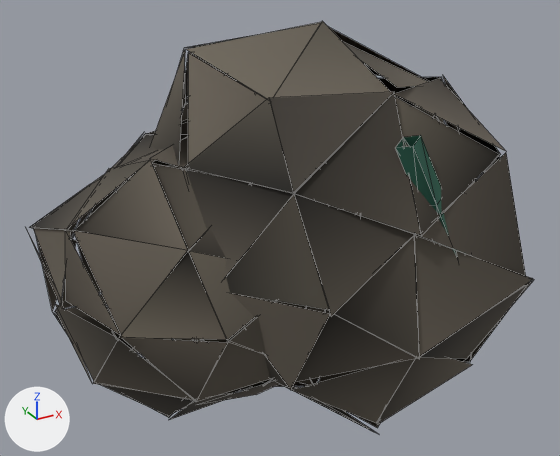
Renders of the glTF model packages/viewer-threejs/public/assets/resources/copper/mature-lod2.glb from each side of a commit.
Before and after are seen from a 50 mm lens placed at (-3.5, -5.63, 4.22), pointed at (-0.33, 0.13, 1.34). Every picture has the same lights, and +X, +Y and +Z are marked at lower left. The picture after the commit comes second. Mesh edges are drawn as thin lines. Where no turn or scale is listed for an object, it has been applied to the vertices. Vertices at exactly the same position are counted once.

Names of what the first picture shows: 'copper-host-rock', 'copper-mineral-seams'.
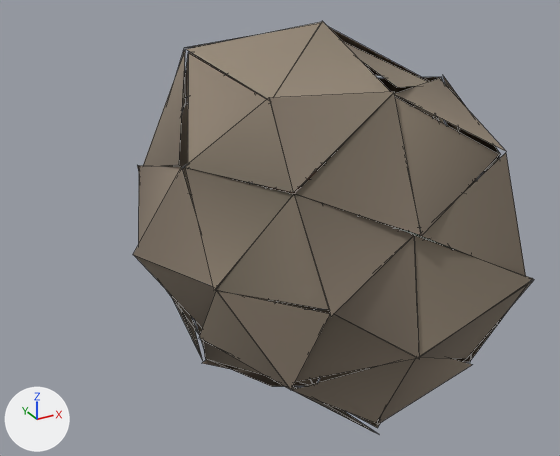
The newer file is also turned or shifted as a whole; pictures and numbers use the older file's frame.

Edits to the bpy script that builds the scene:
```text
Change me_mesh_0:
    used by ob_copper_host_rock; location = (0.0, 0.0, 0.0)
    remove me_mesh_0.from_pydata(...)  # 480 vertices, 160 faces; spans x -2.43..1.81, y -1.78..2.0, z -0.54..3.2
    add me_mesh_0.from_pydata(...)  # 240 vertices, 80 faces; spans x -1.73..1.81, y -1.78..1.75, z -0.54..3.2
    me_mesh_0 part 1: 80 loose pieces with 240 vertices, spanning x -2.43..0.47, y -1.01..2.0, z -0.31..2.34, are deleted
    me_mesh_0 part 2: 80 kept faces spanning x -1.73..1.81, y -1.78..1.75, z -0.54..3.2 get new vertex colours
Change me_mesh_1:
    used by ob_copper_mineral_seams; location = (0.0, 0.0, 0.0)
    remove me_mesh_1.from_pydata(...)  # 40 vertices, 64 faces; spans x -0.61..0.88, y -1.57..1.57, z 0.46..2.57
    add me_mesh_1.from_pydata(...)  # 180 vertices, 60 faces; spans x -0.83..0.71, y -1.27..0.76, z 1.39..1.82
    me_mesh_1 part 3
    20 vertices are removed from x -0.15..0.88, y -1.57..-0.96, z 0.74..2.57
    32 faces are deleted
    180 vertices are added at x -0.83..0.71, y -1.27..0.76, z 1.39..1.82
    60 new faces join them
    other edits to the shape of me_mesh_1 do not show in these pictures
```

What differs and where, as boxes (x1, y1, x2, y2) in the pictures (560 x 456 px):
'copper-host-rock', reshaped (21% narrower): before (29, 21, 533, 433); after (133, 21, 533, 433)
'copper-mineral-seams', reshaped (mostly hidden afterwards): before (396, 135, 466, 257); after (268, 164, 455, 250)
part 1 of me_mesh_0, deleted: before (29, 119, 360, 420)
part 2 of me_mesh_0, recoloured (grey to brown): before (151, 21, 533, 429); after (133, 21, 533, 429)
